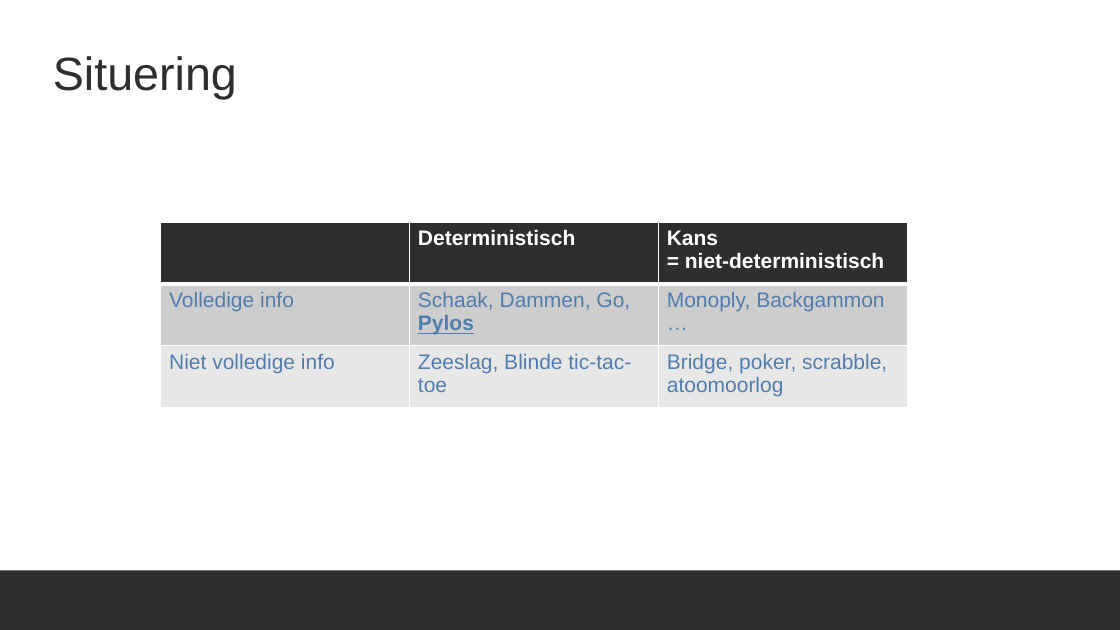
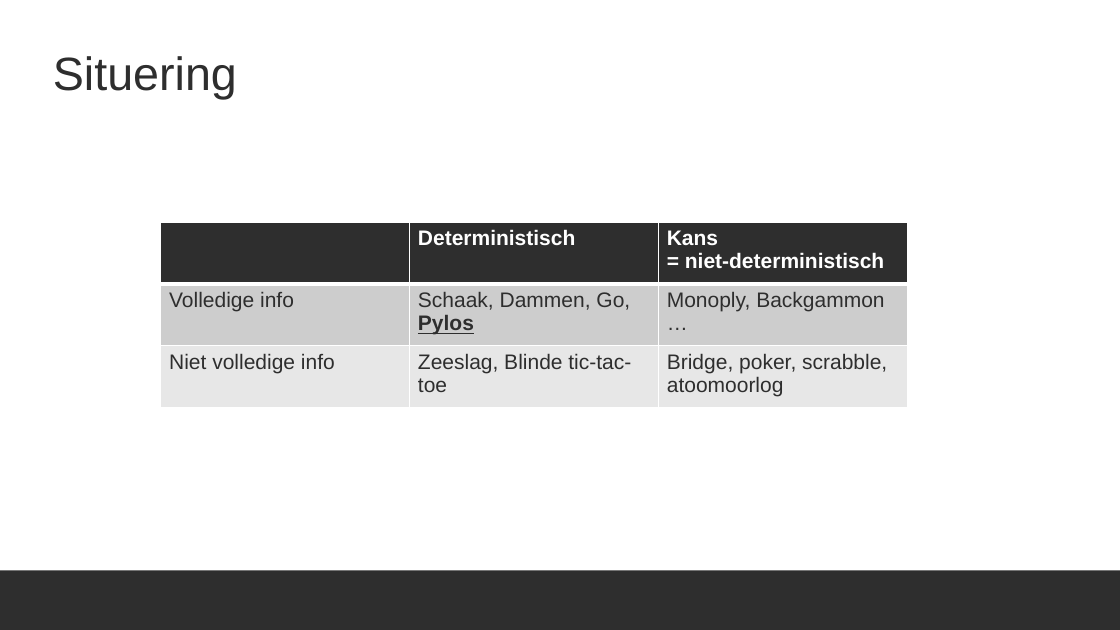
Before and after one commit to ro-per/PylosGamingBot, a slide deck: slide 11 of Presentation.pptx. Drawn at 1120x630 pixels with LibreOffice and Linux fonts; fonts in the diff are those of the drawing; background and template pictures are left out. Boxes give left, top, right and bottom in pixels: in the first picture for what was removed or moved away, otherwise in the second. Text is boxed around its words. In the diff, an @@ line names an element or a change of style, - is before the commit and + after.

```diff
--- a/Presentation.pptx
+++ b/Presentation.pptx
@@ table at (160,222,907,408) @@
@@ text colour #527DAD to #2E2E2E in "Volledige info", "Schaak, Dammen, Go, Pylos", "Monoply, Backgammon …", "Niet volledige info" and 2 more places @@
```
Also in this commit, not shown: 6 other slides changed.
